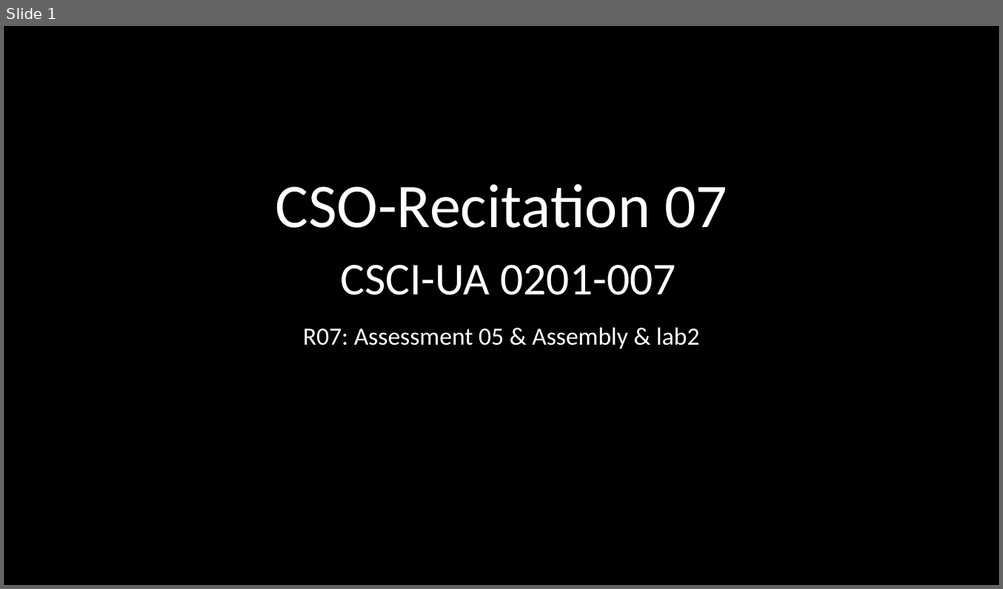
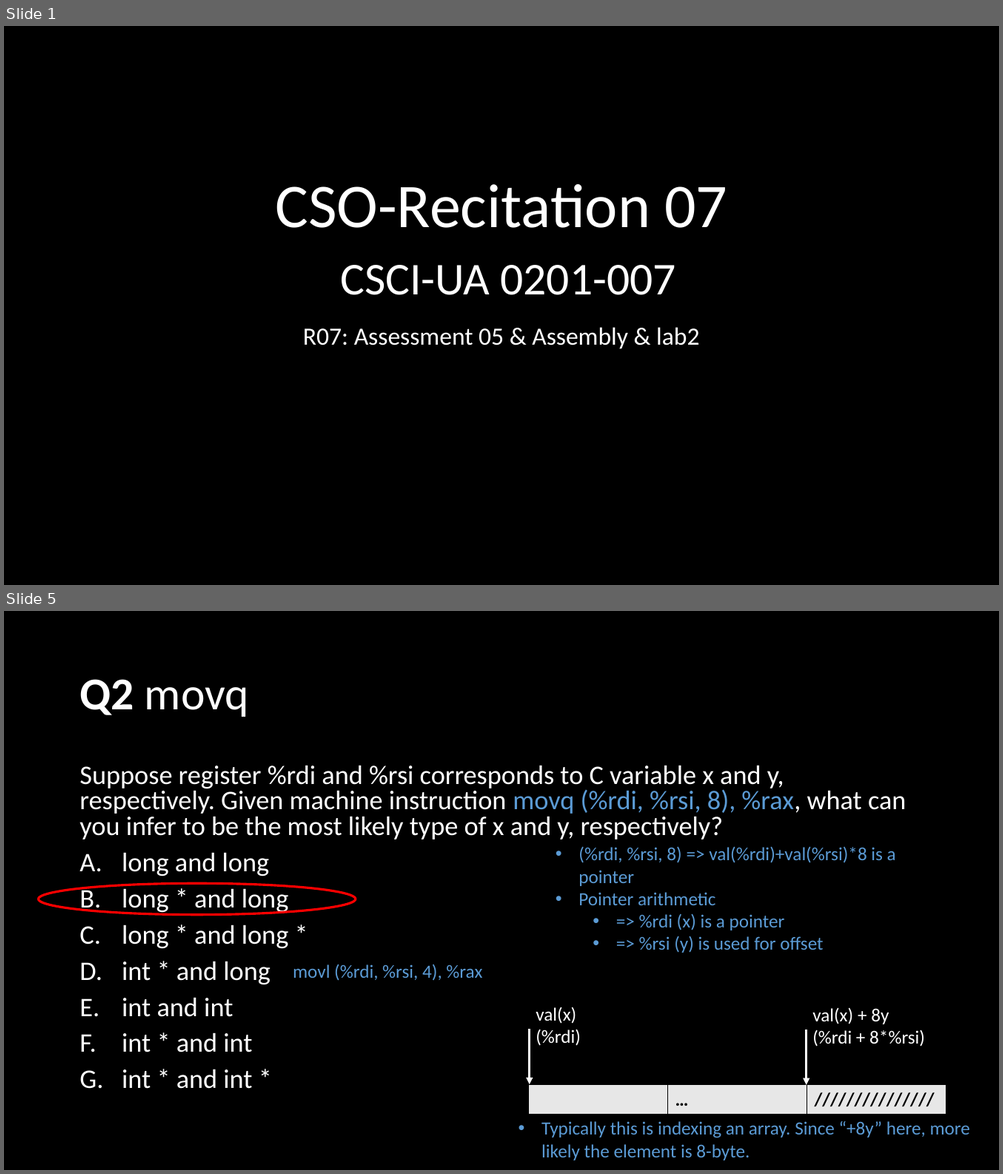
Before and after one commit to NYU-CSO/nyu-cso.github.io, a slide deck: rec-notes/r07.pptx. Shown one above the other, each under a label of ours: slide 1 before the commit, slides 1 and 5 after it; the slides between them are not shown. The pictures are 1003x589 and 1003x1174 pixels, drawn with LibreOffice and Linux fonts; fonts in the diff are those of the drawing. Boxes give left, top, right and bottom in pixels: in the first picture for what was removed or moved away, otherwise in the second. Text is boxed around its words. In the diff, an @@ line names an element or a change of style, - is before the commit and + after.

```diff
--- a/rec-notes/r07.pptx
+++ b/rec-notes/r07.pptx
@@ slide 5 added at <box>4,611,999,1170</box>, background #000000 @@
@@ title added at <box>79,679,249,717</box>, 44 pt, text #FFFFFF @@
+Q2 movq
@@ text added at <box>79,765,905,1089</box>, 25.9 pt, text #FFFFFF @@
+Suppose register %rdi and %rsi corresponds to C variable x and y, respectively. Given machine instruction movq (%rdi, %rsi, 8), %rax, what can you infer to be the most likely type of x and y, respectively?
+A. long and long
+B. long * and long
+C. long * and long *
+D. int * and long
+E. int and int
+F. int * and int
+G. int * and int *
@@ text added at <box>578,846,896,953</box>, 18 pt, text #5B9BD5 @@
+• (%rdi, %rsi, 8) => val(%rdi)+val(%rsi)*8 is a pointer
+• Pointer arithmetic
+  • => %rdi (x) is a pointer
+  • => %rsi (y) is used for offset
@@ ellipse added at <box>38,883,356,914</box>, outline #FF0000 2.25 pt @@
@@ text added at <box>293,965,482,981</box>, 18 pt, text #5B9BD5 @@
+movl (%rdi, %rsi, 4), %rax
@@ text added at <box>535,1007,580,1046</box>, 18 pt, text #FFFFFF @@
+val(x) (%rdi)
@@ text added at <box>812,1008,925,1047</box>, 18 pt, text #FFFFFF @@
+val(x) + 8y
+(%rdi + 8*%rsi)
@@ arrow added from (529, 1030) to (529, 1085), #FFFFFF 2.25 pt @@
@@ arrow added from (806, 1031) to (806, 1085), #FFFFFF 2.25 pt @@
@@ table added at <box>529,1085,947,1115</box>, 1 rows, 3 columns @@
+ | … | ///////////////
@@ text added at <box>541,1122,970,1161</box>, 18 pt, text #5B9BD5 @@
+• Typically this is indexing an array. Since “+8y” here, more likely the element is 8-byte.
```
Also in this commit, not shown: 16 slides changed, 24 other slides added, 9 slides removed, 1 other file.
